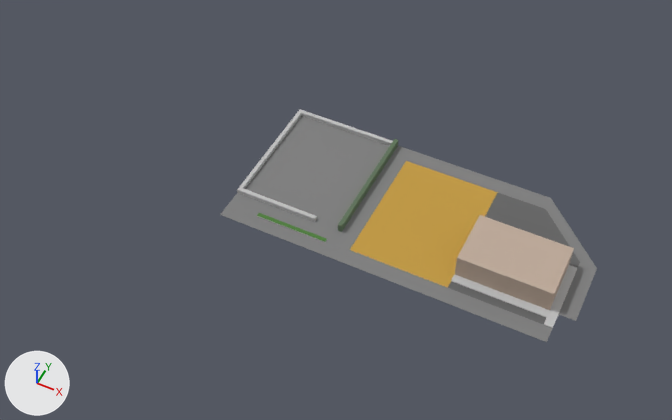
One commit to the glTF model assets/models/chunks/bus.glb: the scene before it, then after it.
The view is the same before and after, from a camera (50 mm lens) standing at (5.6, -122.1, 164.5) and looking at (-61.1, 11.2, -2.0). Lighting does not change. The marker at lower left points along +X, +Y and +Z. The picture after the commit comes second. Objects named as collision shapes, trigger or cutter boxes, shadow casters or lower levels of detail are left out. Where no turn or scale is listed for an object, it has been applied to the vertices. Vertices at exactly the same position are counted once.

The older version as bpy lines, for what is in view:
```python
me_plane = bpy.data.meshes.new('Plane')
me_plane.from_pydata(...)  # 19 vertices, 22 faces; spans x -84.0..-0.1, y -4.0..36.0, z 0.0
# faces by material slot: [16, 3, 3]
me_plane.materials.append(mat_road)  # grey #808080
me_plane.materials.append(mat_parking)  # dark grey #666666
me_plane.materials.append(mat_waste)  # orange #c29a41
me_plane_001 = bpy.data.meshes.new('Plane.001')
me_plane_001.from_pydata([(2.0, 4.0, 0.1), (-20.0, 4.0, 0.1), (-20.0, 18.0, 0.1), (2.0, 18.0, 0.1), (-20.0, 18.0, 6.1), (-20.0, 4.0, 6.1), (2.0, 18.0, 6.1), (2.0, 4.0, 6.1)], [], [(6, 4, 5), (6, 5, 7), (6, 3, 2), (6, 2, 4), (7, 5, 1), (7, 1, 0), (2, 1, 5), (2, 5, 4), (7, 0, 3), (7, 3, 6)])
me_plane_001.materials.append(mat_facade)  # beige #beaa9a
me_plane_002 = bpy.data.meshes.new('Plane.002')
me_plane_002.from_pydata(...)  # 20 vertices, 26 faces; spans x -23.0..1.0, y -3.0..15.0, z 0.0..0.2
# faces by material slot: [24, 2]
me_plane_002.materials.append(mat_material)  # light grey #bfbfbf
me_plane_002.materials.append(mat_taxi)  # dark grey #666666
me_plane_004 = bpy.data.meshes.new('Plane.004')
me_plane_004.from_pydata(...)  # 35 vertices, 42 faces; spans x -29.5..-1.5, y -22.5..14.0, z 0.0..2.0
# faces by material slot: [10, 30, 2]
me_plane_004.materials.append(mat_bush)  # greyish green #60765a
me_plane_004.materials.append(mat_stone)  # light grey #bfbfbf
me_plane_004.materials.append(mat_road_island)  # green #4f7f3a
ob_building = bpy.data.objects.new('Building', me_plane_001)
ob_building.location = (-8.0, 0.0, -0.1)
ob_fences = bpy.data.objects.new('Fences', me_plane_004)
ob_fences.location = (-54.5, 22.0, 0.0)
ob_ground = bpy.data.objects.new('Ground', me_plane)
ob_ground.location = (0.0, 0.0, 0.0)
ob_sidewalk = bpy.data.objects.new('Sidewalk', me_plane_002)
ob_sidewalk.location = (-5.0, 3.0, 0.0)
```
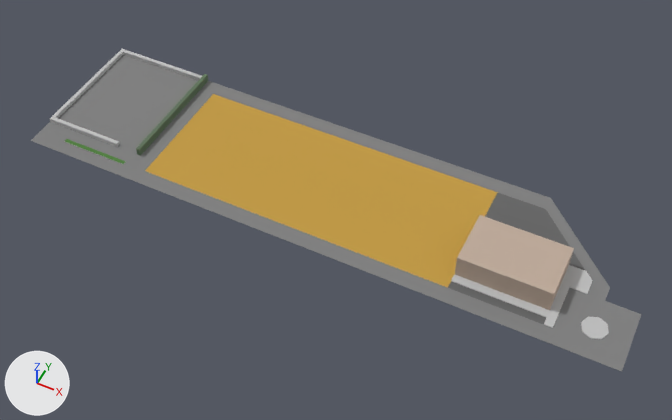
The change, as a diff of the scene's bpy script:
```diff
--- a/assets/models/chunks/bus.glb.py
+++ b/assets/models/chunks/bus.glb.py
@@ mat_material_003 @@
+mat_material_003 = principled_material('Material.003')
+mat_material_003.base_color = (0.521, 0.521, 0.521)  # light grey #bfbfbf
+mat_material_003.roughness = 1.0
@@ mat_material_002 @@
+mat_material_002 = principled_material('Material.002')
+mat_material_002.base_color = (0.216, 0.216, 0.216)  # grey #808080
+mat_material_002.roughness = 1.0
@@ mat_material_001 @@
+mat_material_001 = principled_material('Material.001')
+mat_material_001.base_color = (0.216, 0.216, 0.216)  # grey #808080
+mat_material_001.roughness = 1.0
@@ me_plane @@
 # used by ob_ground; location = (0.0, 0.0, 0.0)
-me_plane.from_pydata(...)  # 19 vertices, 22 faces; spans x -84.0..-0.1, y -4.0..36.0, z 0.0
+me_plane.from_pydata(...)  # 14 vertices, 13 faces; spans x -140.0..-2.0, y -4.0..36.0, z 0.0
+# me_plane part 1
+# 12 vertices are removed from x -84.0..-0.1, y -4.0..36.0, z 0.0
+# 20 faces are deleted
+# 7 vertices are added at x -140.0..-2.0, y -4.0..36.0, z 0.0
+# 6 new faces join them, mat_road (grey #808080)
+# 2 new faces join them, mat_parking (dark grey #666666)
+# 3 new faces join them, mat_waste (orange #c29a41)
 me_plane.materials.append(mat_road)
@@ me_plane_004 @@
 # used by ob_fences; location = (-54.5, 22.0, 0.0)
-me_plane_004.from_pydata(...)  # 35 vertices, 42 faces; spans x -29.5..-1.5, y -22.5..14.0, z 0.0..2.0
+me_plane_004.from_pydata(...)  # 35 vertices, 42 faces; spans x -27.5..0.5, y -22.5..14.0, z 0.0..2.0
+# me_plane_004 part 2: the whole mesh is moved by (2.0, 0.0, 0.0)
 me_plane_004.materials.append(mat_bush)
@@ me_plane_002 @@
 # used by ob_sidewalk; location = (-5.0, 3.0, 0.0)
-me_plane_002.from_pydata(...)  # 20 vertices, 26 faces; spans x -23.0..1.0, y -3.0..15.0, z 0.0..0.2
+me_plane_002.from_pydata(...)  # 31 vertices, 42 faces; spans x -23.0..5.0, y -3.0..15.0, z 0.0..0.2
+# me_plane_002 part 3
+# 4 faces are deleted
+# 11 vertices are added at x -1.0..5.0, y 9.0..15.0, z 0.0..0.2
+# 20 new faces join them, mat_material (light grey #bfbfbf)
 me_plane_002.materials.append(mat_material)
@@ me_cylinder_001 @@
+me_cylinder_001.from_pydata(...)  # 16 vertices, 22 faces; spans x -3.0..3.0, y -3.0..3.0, z -0.2..0.0
+me_cylinder_001.materials.append(mat_material_003)  # light grey #bfbfbf
@@ me_plane_009 @@
+me_plane_009.from_pydata([(-76.0, -2.0, 0.0), (16.0, -2.0, 0.0), (-76.0, 2.0, 0.0), (16.0, 2.0, 0.0), (32.0, -22.0, 0.0), (36.0, -22.0, 0.0), (36.0, -18.0, 0.0), (32.0, -18.0, 0.0)], [], [(0, 1, 3), (0, 3, 2), (6, 7, 4), (6, 4, 5), (3, 1, 7), (3, 7, 6)])
+me_plane_009.materials.append(mat_material_002)  # grey #808080
@@ me_plane_008 @@
+me_plane_008.from_pydata([(-4.0, -4.0, 0.0), (12.0, -4.0, 0.0), (-4.0, 12.0, 0.0), (12.0, 12.0, 0.0)], [], [(0, 1, 3), (0, 3, 2)])
+me_plane_008.materials.append(mat_material_001)  # grey #808080
@@ ob_fences @@
 ob_fences = bpy.data.objects.new('Fences', me_plane_004)
-ob_fences.location = (-54.5, 22.0, 0.0)
+ob_fences.location = (-112.5, 22.0, 0.0)
@@ ob_cylinder @@
+ob_cylinder = bpy.data.objects.new('Cylinder', me_cylinder_001)
+ob_cylinder.location = (4.0, 4.0, 0.2)
@@ ob_road @@
+ob_road = bpy.data.objects.new('Road', me_plane_009)
+ob_road.location = (-32.0, 34.0, 0.0)
@@ ob_roundabout @@
+ob_roundabout = bpy.data.objects.new('Roundabout', me_plane_008)
+ob_roundabout.location = (0.0, 0.0, 0.0)
```

Changed parts and their boxes [x1, y1, x2, y2] in the pictures (672 x 420 px):
'Ground', reshaped (47% wider, 27% taller): before [220, 116, 597, 342]; after [31, 54, 585, 342]
'Road', added: after [214, 85, 610, 301]
'Fences', moved: before [237, 109, 398, 242]; after [50, 49, 208, 164]
'Roundabout', added: after [547, 288, 642, 371]
'Cylinder', added: after [581, 317, 609, 339]
part 1 of me_plane, built on: before [220, 116, 597, 321]; after [31, 54, 585, 270]
part 3 of me_plane_002, built on: before [550, 265, 577, 314]; after [550, 265, 593, 314]
